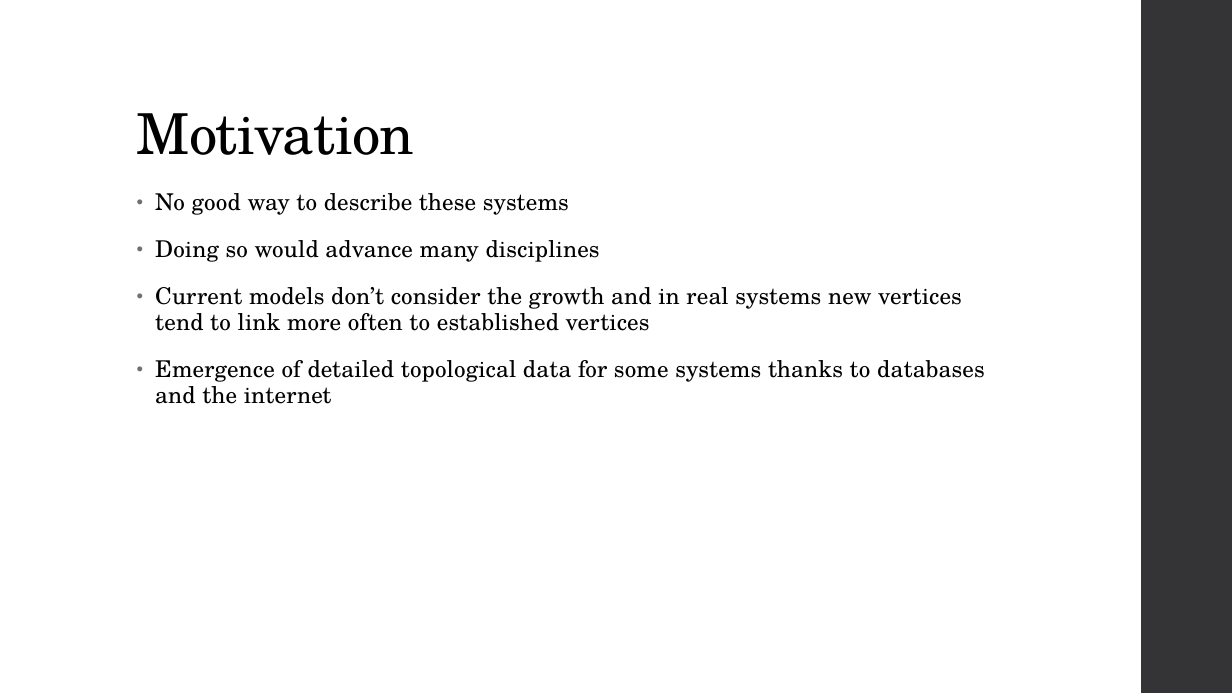
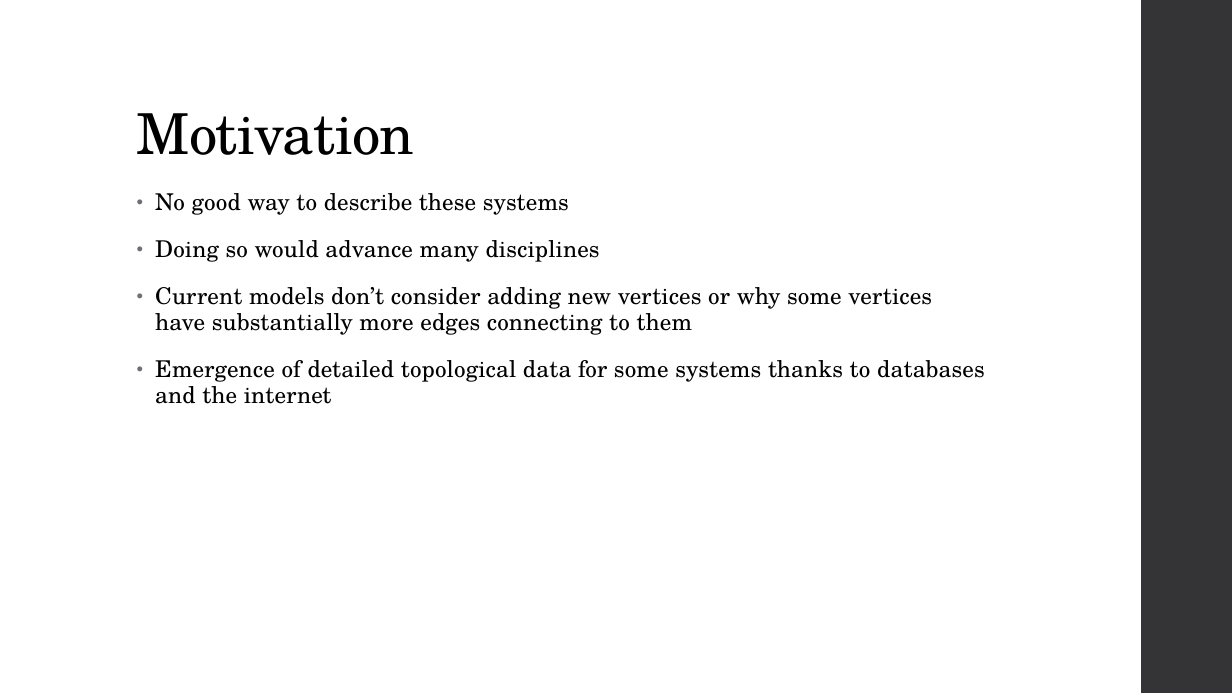
Before and after one commit to JefreyHildebrandt/UCF-Schoolwork, a slide deck: slide 4 of CAP6675 - Complex Adaptive Systems/EmergenceOfScalingPresentation/PresentationDraft2.pptx. Drawn at 1232x693 pixels with LibreOffice and Linux fonts; fonts in the diff are those of the drawing. Boxes give left, top, right and bottom in pixels: in the first picture for what was removed or moved away, otherwise in the second. Text is boxed around its words. In the diff, an @@ line names an element or a change of style, - is before the commit and + after.

```diff
--- a/CAP6675 - Complex Adaptive Systems/EmergenceOfScalingPresentation/PresentationDraft2.pptx
+++ b/CAP6675 - Complex Adaptive Systems/EmergenceOfScalingPresentation/PresentationDraft2.pptx
@@ text at [155,287,932,335]: text changed @@
-• Current models don’t consider the growth and in real systems new vertices tend to link more often to established vertices
+• Current models don’t consider adding new vertices or why some vertices have substantially more edges connecting to them
```
Also in this commit, not shown: 10 other slides changed.
